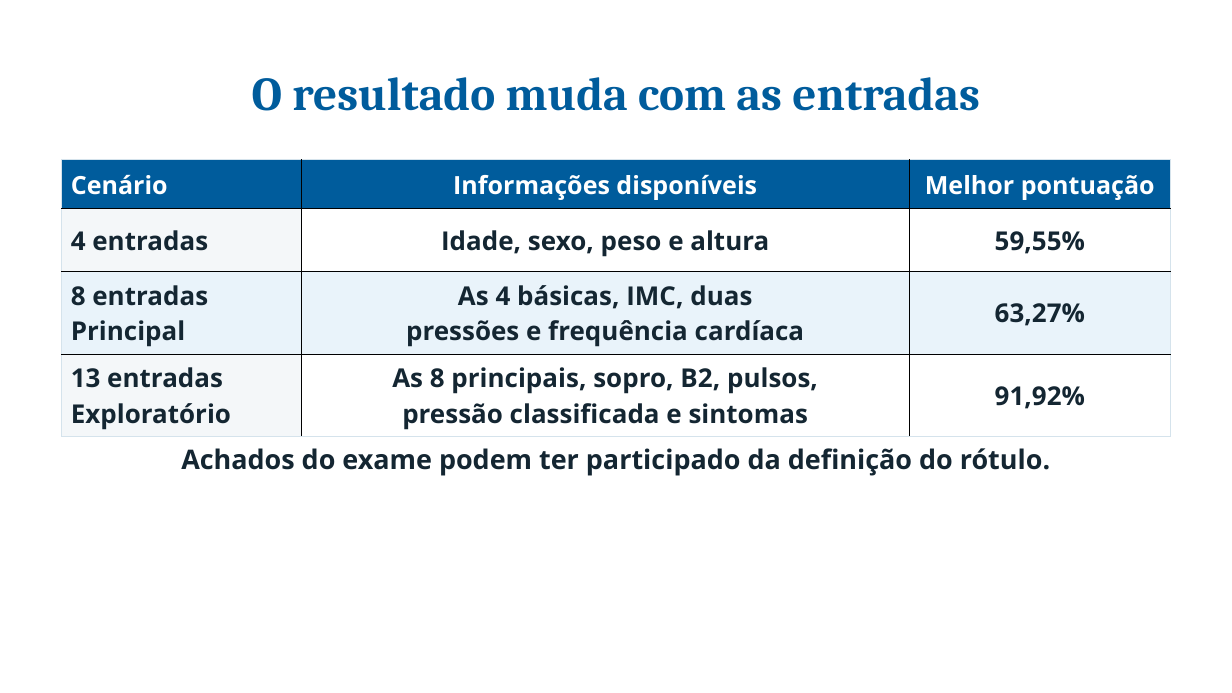
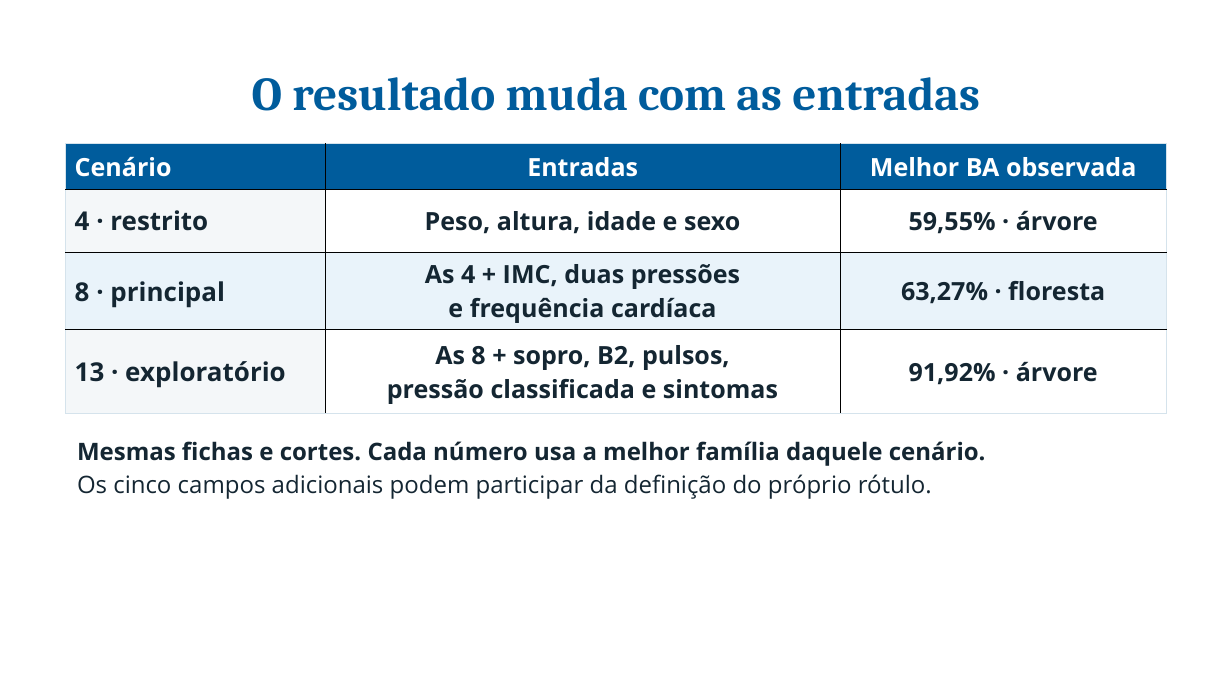
Before and after one commit to pedroafm06/Data-Mining, a slide deck: slide 20 of presentation/a2_inf/output/Apresentacao_A2_INF.pptx (slide 14 before the commit). Drawn at 1232x693 pixels with LibreOffice and Linux fonts; fonts in the diff are those of the drawing; background and template pictures are left out. Boxes give left, top, right and bottom in pixels: in the first picture for what was removed or moved away, otherwise in the second. Text is boxed around its words. In the diff, an @@ line names an element or a change of style, - is before the commit and + after.

```diff
--- a/presentation/a2_inf/output/Apresentacao_A2_INF.pptx
+++ b/presentation/a2_inf/output/Apresentacao_A2_INF.pptx
@@ table at bbox=[66, 143, 1166, 413] @@
-row 1, column 2: Informações disponíveis
+row 1, column 2: Entradas
-row 1, column 3: Melhor pontuação
+row 1, column 3: Melhor BA observada
-row 2: 4 entradas | Idade, sexo, peso e altura | 59,55%
+row 2: 4 · restrito | Peso, altura, idade e sexo | 59,55% · árvore
-row 3: 8 entradas / Principal | As 4 básicas, IMC, duas / pressões e frequência cardíaca | 63,27%
+row 3: 8 · principal | As 4 + IMC, duas pressões / e frequência cardíaca | 63,27% · floresta
-row 4: 13 entradas / Exploratório | As 8 principais, sopro, B2, pulsos, / pressão classificada e sintomas | 91,92%
+row 4: 13 · exploratório | As 8 + sopro, B2, pulsos, / pressão classificada e sintomas | 91,92% · árvore
@@ table: place and size @@
-table at bbox=[62, 160, 1170, 437]
+table at bbox=[66, 143, 1166, 413]
@@ text at bbox=[77, 441, 986, 466]: text changed; size 21 to 18.8 pt @@
-Achados do exame podem ter participado da definição do rótulo.
+Mesmas fichas e cortes. Cada número usa a melhor família daquele cenário.
@@ text added at bbox=[77, 474, 932, 499], 18.8 pt, text #142632 @@
+Os cinco campos adicionais podem participar da definição do próprio rótulo.
```
Also in this commit, not shown: 4 other slides changed, 17 slides added, 11 slides removed, 11 other files.
